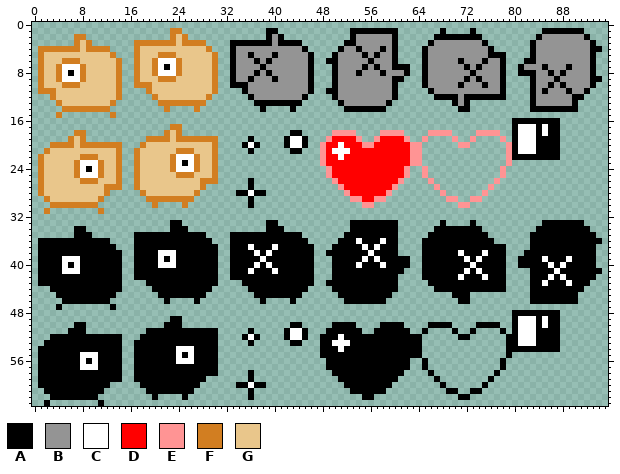
One commit to this sprite sheet: gd_ino/assets/images/player.png. Above: the version before the commit.
The file is 384x256 pixels, drawn in blocks of 4x4; one block is one cell here.
Palette (. is transparent): A #000000  B #949494  C #ffffff  D #ff0000  E #ff9494  F #d27e21  G #e9c68b
The result:
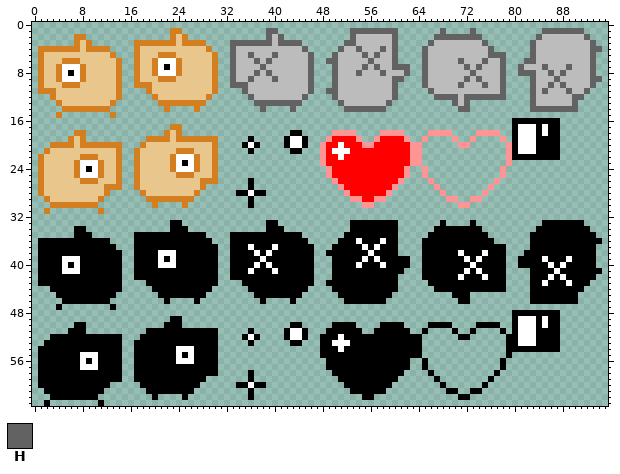
Colours new in this view: H #626262
Difference:
Colour B changes from #949494 to #bcbcbc.
Colour H replaces colour A in row 1 at x 39 to 40, 53 to 60, 68, 73 and 85 to 91; in row 2 at x 39, 41, 53, 60, 67 to 74, 84 and 92; in row 3 at x 33 to 39, 41 to 44, 52 to 53, 60, 66, 75, 83 and 93; in row 4 at x 33, 45, 51, 54, 58, 60, 65, 76, 83 and 93 to 94; in row 5 at x 33, 36, 40, 46, 50, 55, 57, 60, 65, 76 to 78, 83 and 93; in row 6 at x 33, 37, 39, 46, 49 to 50, 56, 60, 65, 71, 75, 78, 82 to 83 and 93.
Colour H replaces colour A in row 7 at x 33, 38, 46, 50, 55, 57, 60 to 62, 65, 72, 74, 78, 81, 85, 89 and 93; in row 8 at x 33, 37, 39, 46, 50, 54, 58, 62, 65, 73, 78, 81 to 83, 86, 88 and 93; in row 9 at x 33, 36, 40, 46, 50, 60 to 61, 65, 72, 74, 78, 83, 87 and 93 to 94; in row 10 at x 33 to 35, 46, 50, 60, 65, 71, 75, 78, 83, 86, 88 and 93; in row 11 at x 35, 46, 49 to 50, 60, 66, 78, 83, 85, 89 and 92; in row 12 at x 36, 45, 50, 60, 67 to 70, 72 to 78, 83 and 90 to 91.
Colour H replaces colour A in row 13 at x 37 to 44, 51, 59, 70, 72, 83 and 90; in row 14 at x 38, 43, 52 to 58, 71 to 72 and 83 to 90.
Changed places in both pictures, as pixel boxes (x1, y1, x2, y2):
changed: (230, 28, 602, 112)
